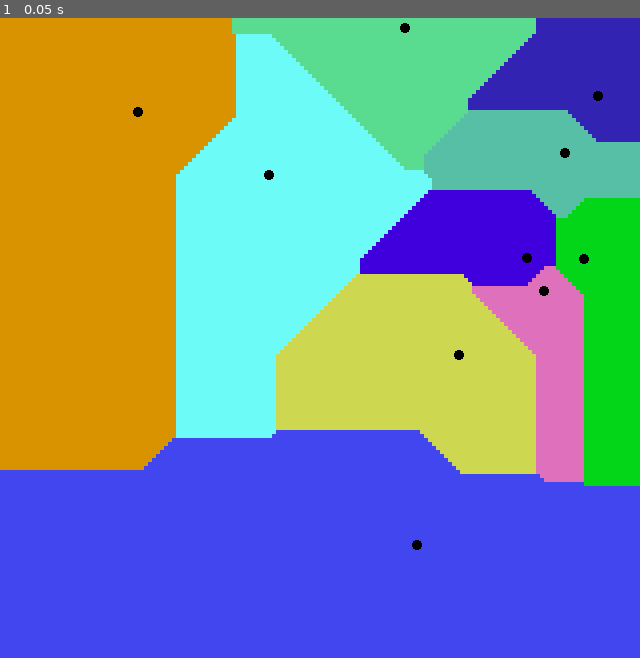
Above: before the commit, frame 1.
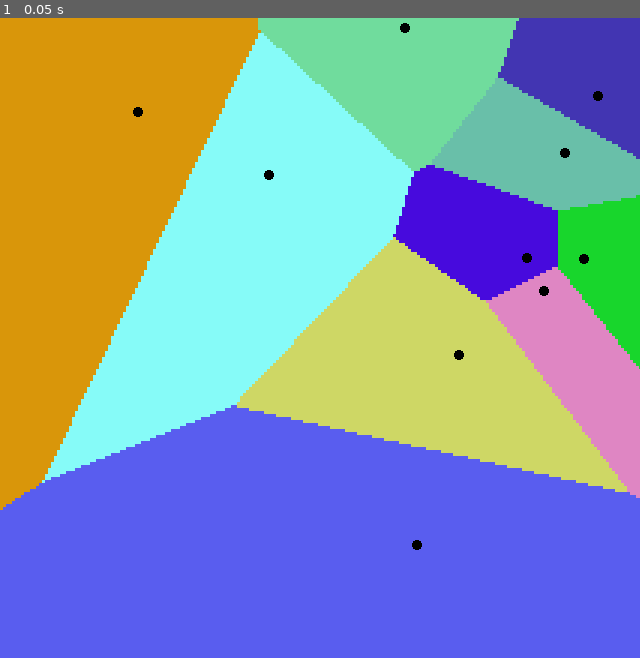
Above: after the commit, the same moment.

Repository: AskePit/VoronoiTestGodot
Game: Godot game, scene res://voronoi.tscn
Same seed, same stepped clock (60 frames per second), same inputs: the game is played once before the commit and once after it.
Inputs:
- Up to frame 1 (0.05 s): no input

The runs differ from the first frame. In frame 1, 24% of the frame differs, in the area x 0-100%, y 0-77%.

Commit message:
optimize code a bit

Diff:
--- a/voronoi.gd
+++ b/voronoi.gd
@@ -20,6 +20,28 @@
 	M_5,
 	CHEBYSHEV,
 }
+
+func getSpaceMetricOrder(metric: SpaceMetric) -> float:
+	match metric:
+		SpaceMetric.EUCLID:    return 2
+		SpaceMetric.MANHATTAN: return 1
+		SpaceMetric.CHEBYSHEV: return 9999999 # it's fake!
+		SpaceMetric.M_025:     return 0.25
+		SpaceMetric.M_05:      return 0.5
+		SpaceMetric.M_075:     return 0.75
+		SpaceMetric.M_08:      return 0.8
+		SpaceMetric.M_09:      return 0.9
+		SpaceMetric.M_095:     return 0.95
+		SpaceMetric.M_099:     return 0.99
+		SpaceMetric.M_11:      return 1.1
+		SpaceMetric.M_12:      return 1.2
+		SpaceMetric.M_13:      return 1.3
+		SpaceMetric.M_15:      return 1.5
+		SpaceMetric.M_17:      return 1.7
+		SpaceMetric.M_3:       return 3
+		SpaceMetric.M_4:       return 4
+		SpaceMetric.M_5:       return 5
+	return 2 # default Euclidean fallback
 
 const SIZE := 640
 @export var SITES_COUNT := 10:
@@ -119,42 +141,13 @@
 func distance(a : Vector2, b : Vector2, metric = SpaceMetric.EUCLID) -> float:
 	match metric:
 		SpaceMetric.EUCLID:
-			return sqrt(pow(b.x - a.x, 2) + pow(b.y - a.y, 2))
+			return (b.x - a.x) * (b.x - a.x) + (b.y - a.y) * (b.y - a.y) # for comparison purposes there is no need in sqrt
 		SpaceMetric.MANHATTAN:
 			return abs(b.x - a.x) + abs(b.y - a.y)
 		SpaceMetric.CHEBYSHEV:
 			return max(abs(b.x - a.x), abs(b.y - a.y))
-		SpaceMetric.M_025:
-			return minkovski_distance(a, b, 0.25)
-		SpaceMetric.M_05:
-			return minkovski_distance(a, b, 0.5)
-		SpaceMetric.M_075:
-			return minkovski_distance(a, b, 0.75)
-		SpaceMetric.M_08:
-			return minkovski_distance(a, b, 0.8)
-		SpaceMetric.M_09:
-			return minkovski_distance(a, b, 0.9)
-		SpaceMetric.M_095:
-			return minkovski_distance(a, b, 0.95)
-		SpaceMetric.M_099:
-			return minkovski_distance(a, b, 0.99)
-		SpaceMetric.M_11:
-			return minkovski_distance(a, b, 1.1)
-		SpaceMetric.M_12:
-			return minkovski_distance(a, b, 1.2)
-		SpaceMetric.M_13:
-			return minkovski_distance(a, b, 1.3)
-		SpaceMetric.M_15:
-			return minkovski_distance(a, b, 1.5)
-		SpaceMetric.M_17:
-			return minkovski_distance(a, b, 1.7)
-		SpaceMetric.M_3:
-			return minkovski_distance(a, b, 3)
-		SpaceMetric.M_4:
-			return minkovski_distance(a, b, 4)
-		SpaceMetric.M_5:
-			return minkovski_distance(a, b, 5)
-	return sqrt(pow(b.x - a.x, 2) + pow(b.y - a.y, 2))
+		_:
+			return minkovski_distance(a, b, getSpaceMetricOrder(metric))
 
 func _ready():
 	restructure_points()
--- a/voronoi.tscn
+++ b/voronoi.tscn
@@ -4,6 +4,4 @@
 
 [node name="Voronoi" type="Node2D"]
 script = ExtResource("1_a183o")
-METRIC = 7
-UNSATURATION = -0.1
-DETALIZATION = 4
+DETALIZATION = 3
